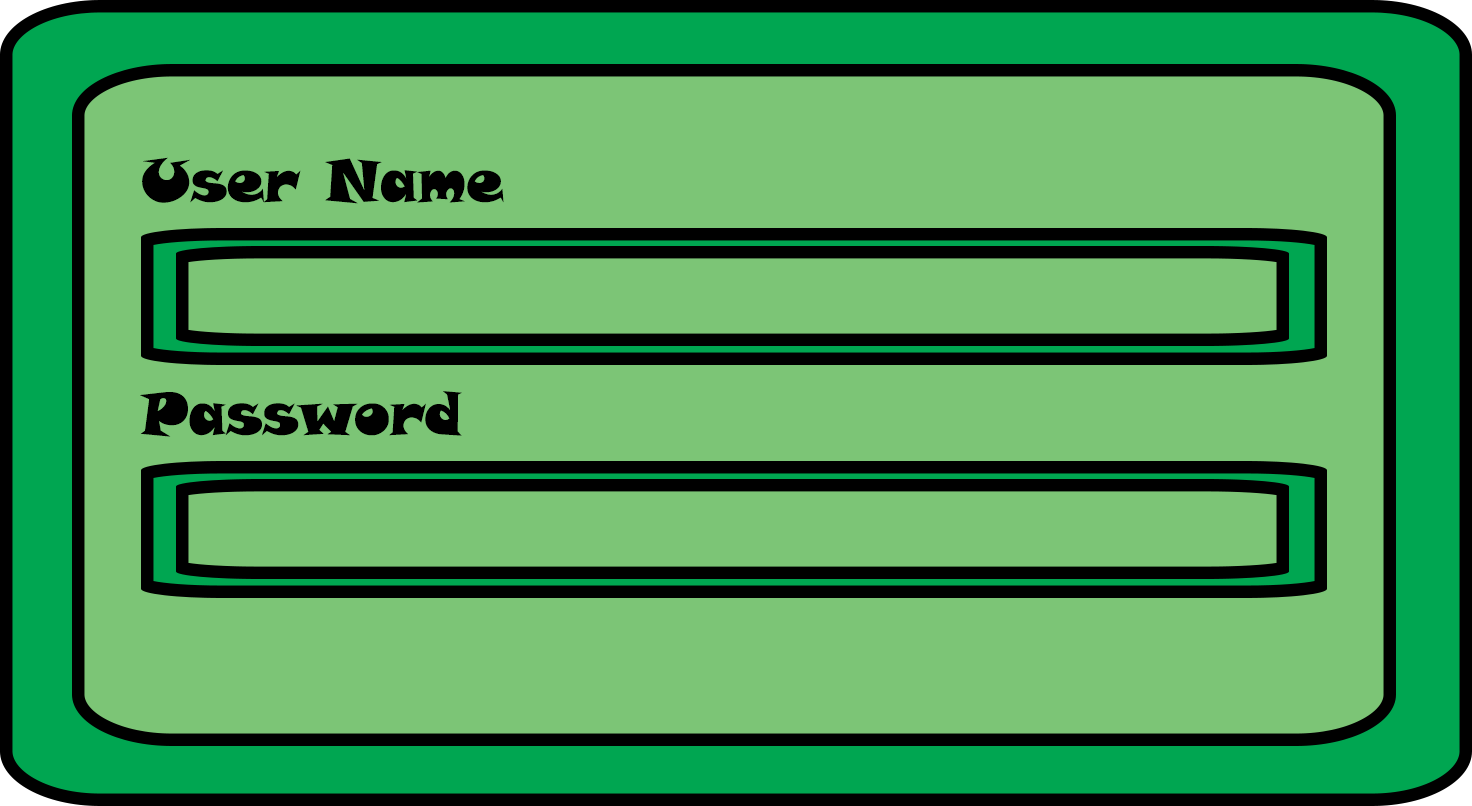
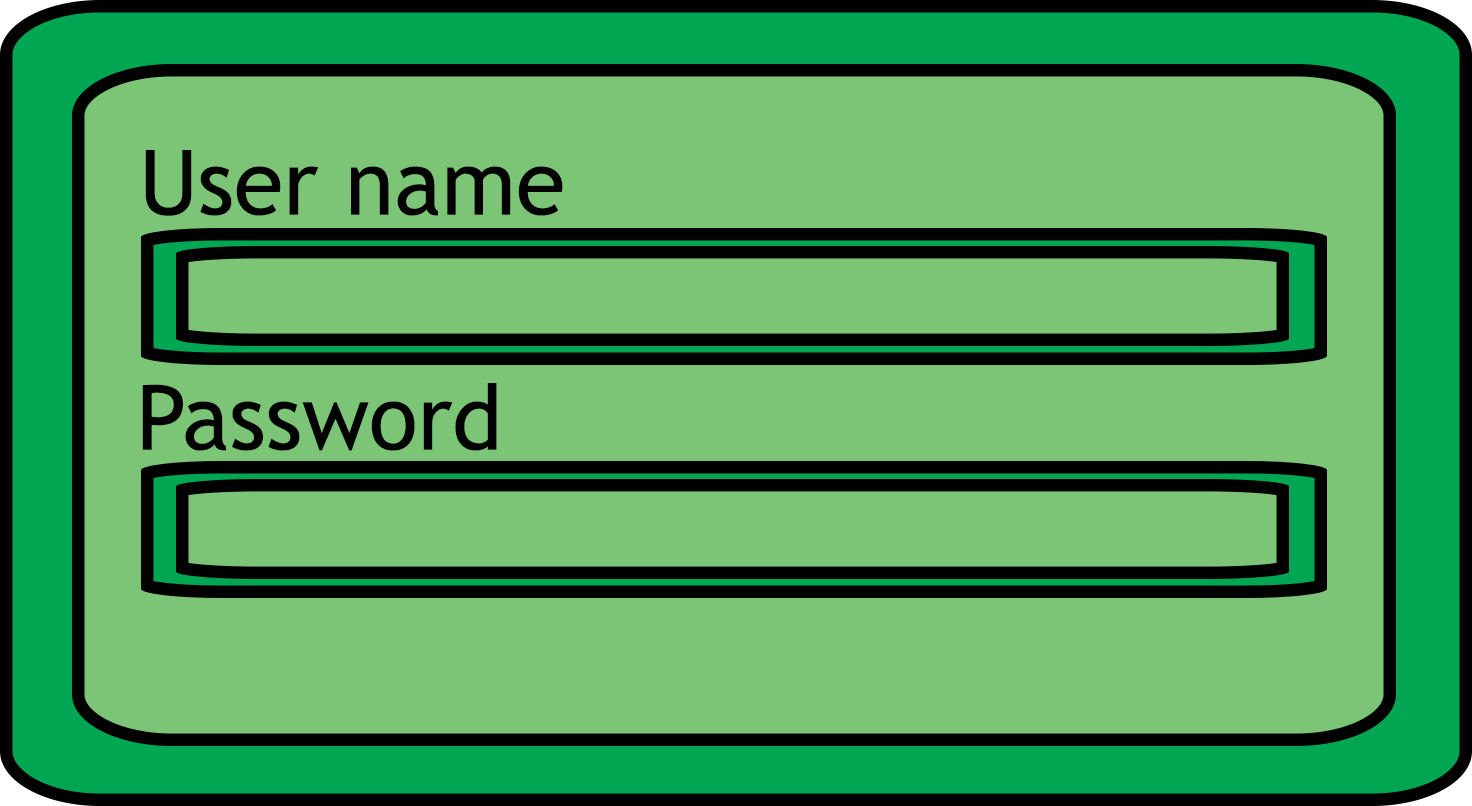
Revision of a layered 1472×806 image; what changed, layer by layer:
painted on "Password" over <box>140,383,497,451</box>
renamed "User Name" to "User name", painted on it over <box>142,150,563,216</box>
